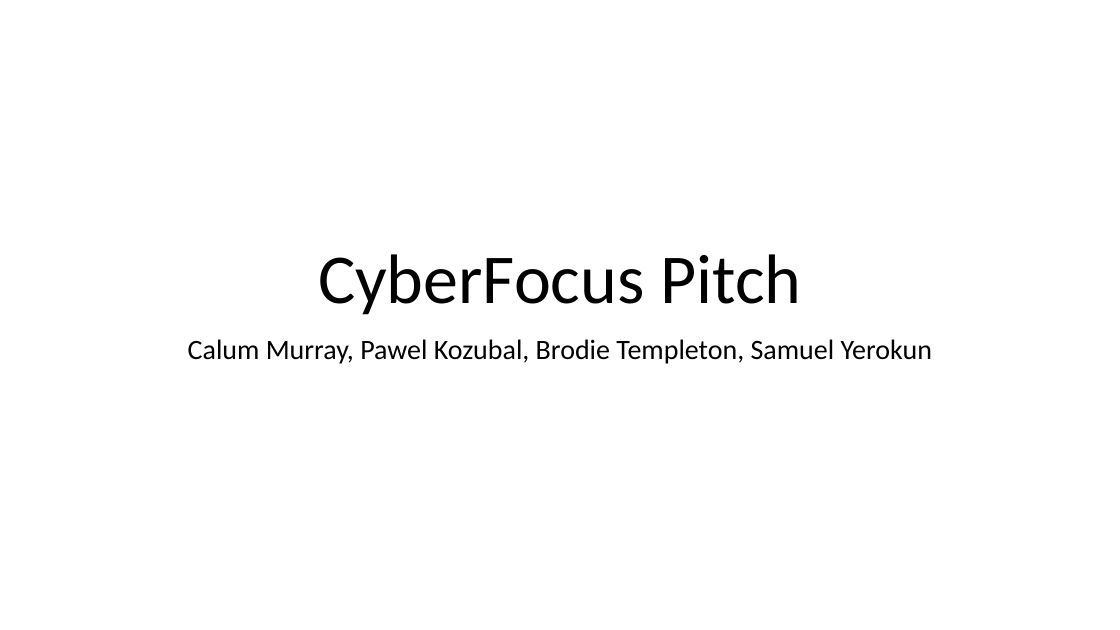
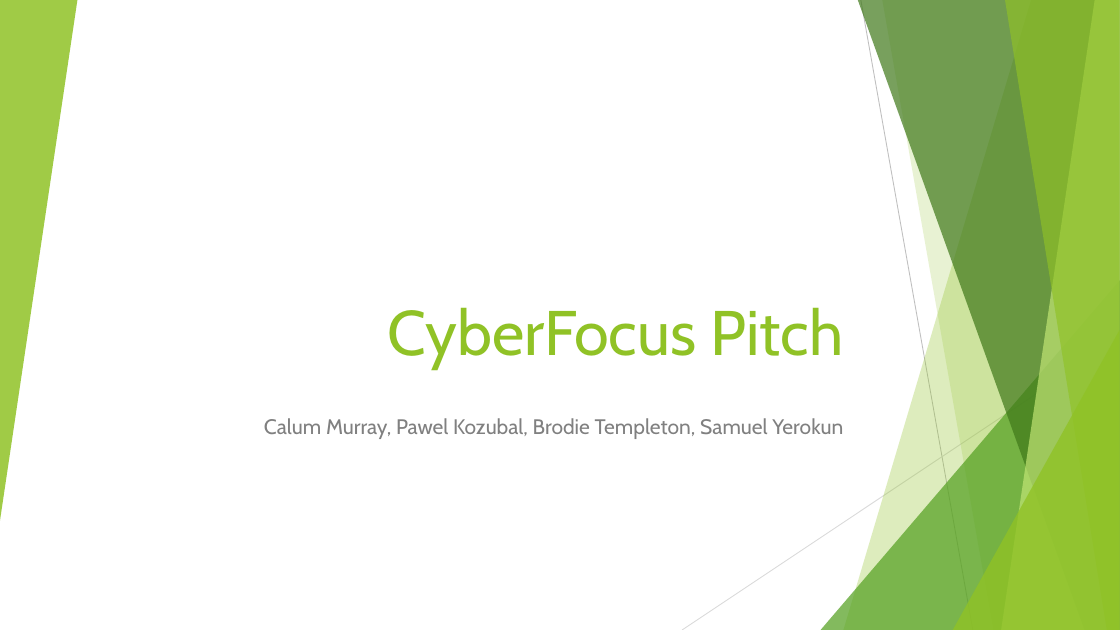
Before and after one commit to Pilokio/Tranzfuser, a slide deck: slide 1 of Virtual Pitch Presentation/Pitch.pptx. Drawn at 1120x630 pixels with LibreOffice and Linux fonts; fonts in the diff are those of the drawing. Boxes give left, top, right and bottom in pixels: in the first picture for what was removed or moved away, otherwise in the second. Text is boxed around its words. In the diff, an @@ line names an element or a change of style, - is before the commit and + after.

```diff
--- a/Virtual Pitch Presentation/Pitch.pptx
+++ b/Virtual Pitch Presentation/Pitch.pptx
@@ group added at <box>0,0,1120,630</box>: 5 freeform shapes, 3 triangles, 2 lines @@
@@ title "CyberFocus Pitch": place and size @@
-title "CyberFocus Pitch" at <box>318,254,801,315</box>
+title "CyberFocus Pitch" at <box>387,307,844,369</box>
@@ title "CyberFocus Pitch" at <box>387,307,844,369</box>: size 60 to 54 pt, font Calibri to Cabin, text colour #000000 to #90C226; alignment centre to right; line spacing 0.9 to 1 @@
@@ subtitle "Calum Murray, Pawel Kozubal, Brodie ...": place and size @@
-subtitle "Calum Murray, Pawel Kozubal, Brodie ..." at <box>188,339,932,364</box>
+subtitle "Calum Murray, Pawel Kozubal, Brodie ..." at <box>264,418,843,439</box>
@@ subtitle "Calum Murray, Pawel Kozubal, Brodie ..." at <box>264,418,843,439</box>: size 24 to 18 pt, font Calibri to Cabin, text colour #000000 to #808080; alignment centre to right; line spacing 0.9 to 1 @@
```
Also in this commit, not shown: 3 other slides changed, 1 slide added, 1 slide removed.
